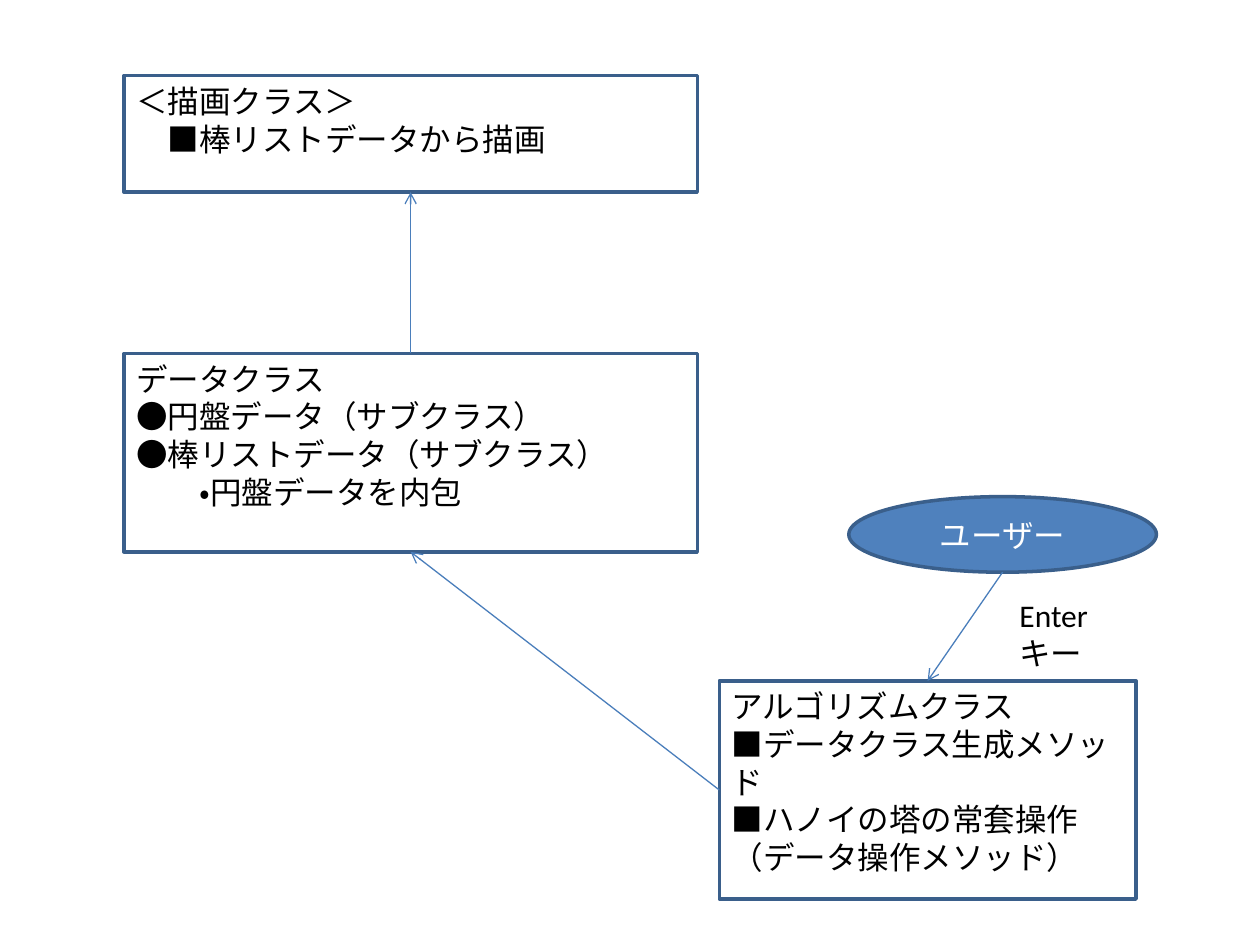
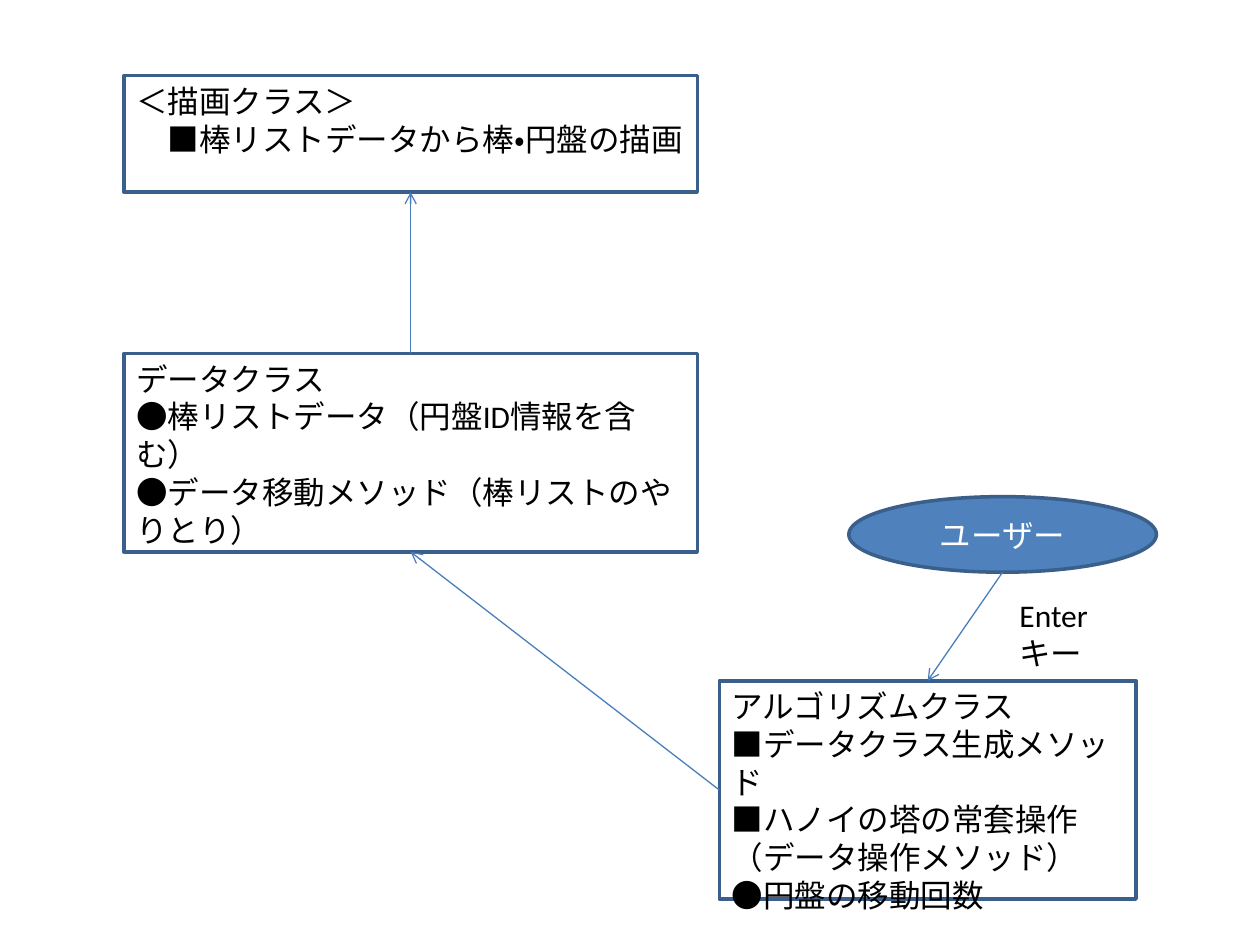
Before and after one commit to tsukimoto/TowerOfHanoi, a slide deck: slide 3 of 設計図.pptx. Drawn at 1260x945 pixels with LibreOffice and Linux fonts; fonts in the diff are those of the drawing. Boxes give left, top, right and bottom in pixels: in the first picture for what was removed or moved away, otherwise in the second. Text is boxed around its words. In the diff, an @@ line names an element or a change of style, - is before the commit and + after.

Commit message:
クラスの内部メソッド及びデータを修正

```diff
--- a/設計図.pptx
+++ b/設計図.pptx
@@ text in rectangle at [168, 124, 683, 154]: text changed @@
-■棒リストデータから描画
+■棒リストデータから棒・円盤の描画
@@ text in rectangle at [136, 401, 672, 551]: text changed @@
-●円盤データ（サブクラス）
-●棒リストデータ（サブクラス）
-・円盤データを内包
+●棒リストデータ（円盤ID情報を含む）
+●データ移動メソッド（棒リストのやりとり）
@@ text in rectangle at [732, 880, 984, 910]: paragraph added @@
+●円盤の移動回数
```
